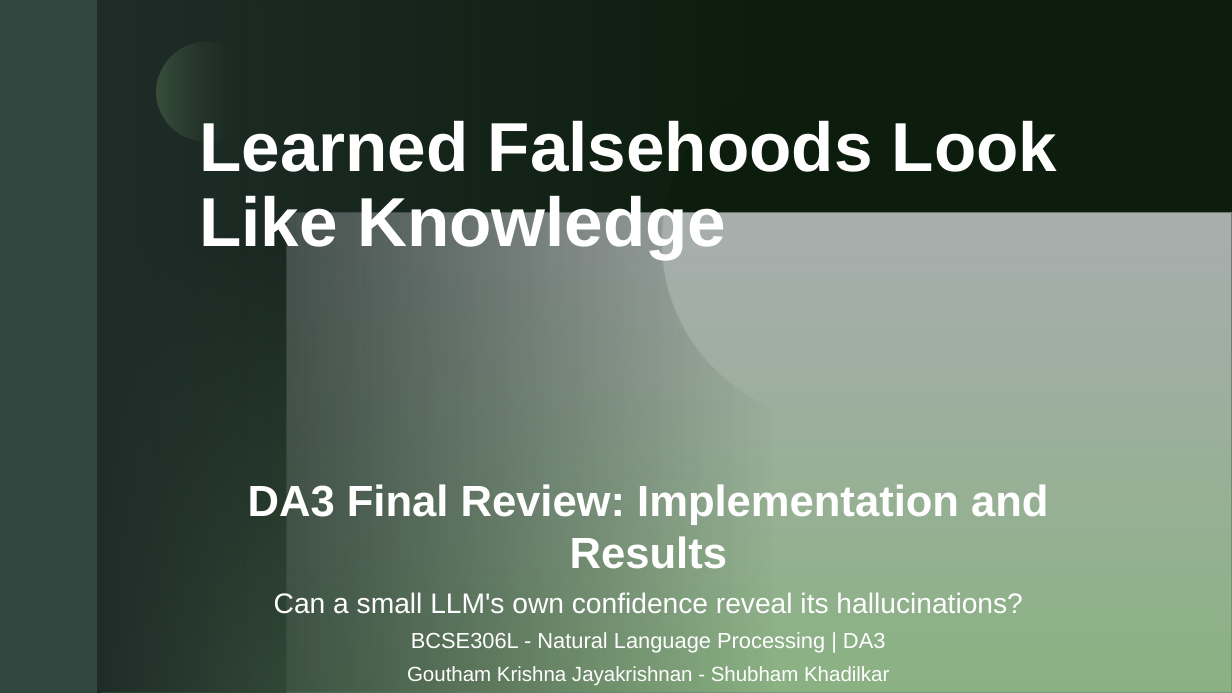
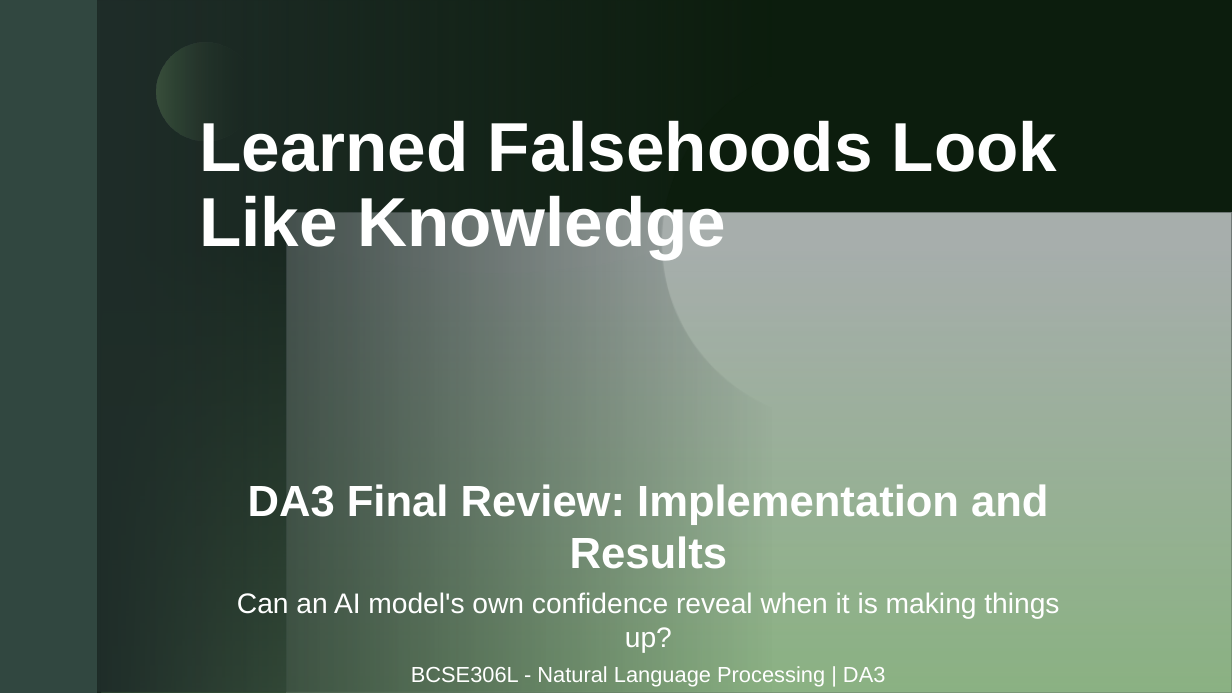
Before and after one commit to gouthamkrishna404/hallucination-detection, a slide deck: slide 1 of presentation/DA3_Hallucination_Detection.pptx. Drawn at 1232x693 pixels with LibreOffice and Linux fonts; fonts in the diff are those of the drawing; grey boxes stand for pictures; background and template pictures are left out. Boxes give left, top, right and bottom in pixels: in the first picture for what was removed or moved away, otherwise in the second. Text is boxed around its words. In the diff, an @@ line names an element or a change of style, - is before the commit and + after.

```diff
--- a/presentation/DA3_Hallucination_Detection.pptx
+++ b/presentation/DA3_Hallucination_Detection.pptx
@@ text at [237, 592, 1059, 653]: text changed @@
-Can a small LLM's own confidence reveal its hallucinations?
+Can an AI model's own confidence reveal when it is making things up?
```
Also in this commit, not shown: 14 other slides changed, 1 slide added, 1 slide removed, 6 other files.
